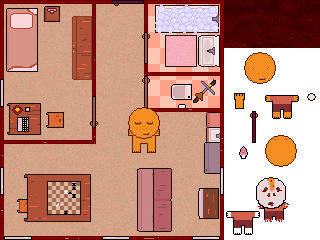
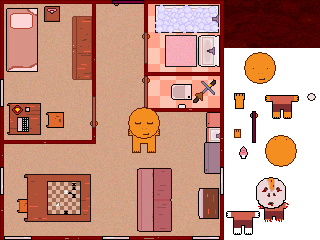
The second 320 × 240 image is a revision of the first. Changes to its layers:
painted on "Layer 1 copy 30" over [90, 96, 98, 128]
painted on "Layer 1 copy 28" over [142, 32, 150, 64]
painted on "Layer 1 copy 22" over [142, 76, 150, 108]
added layer "Layer 33 copy" above "Layer 33" over [234, 129, 241, 138]
